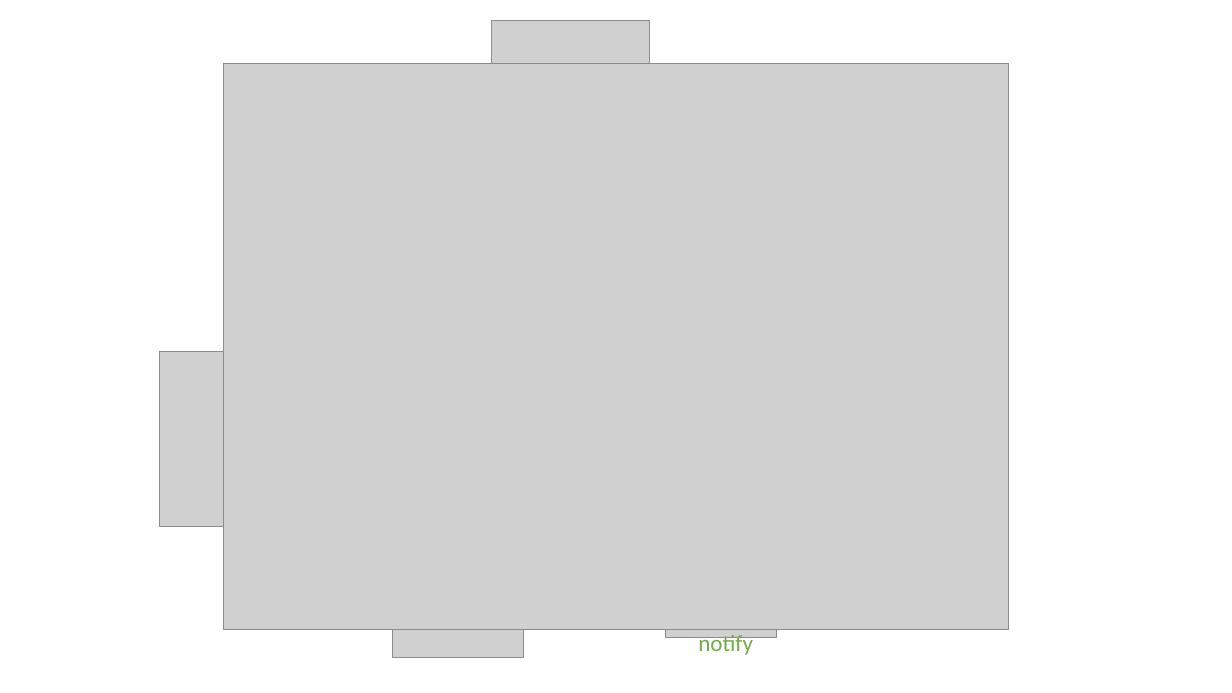
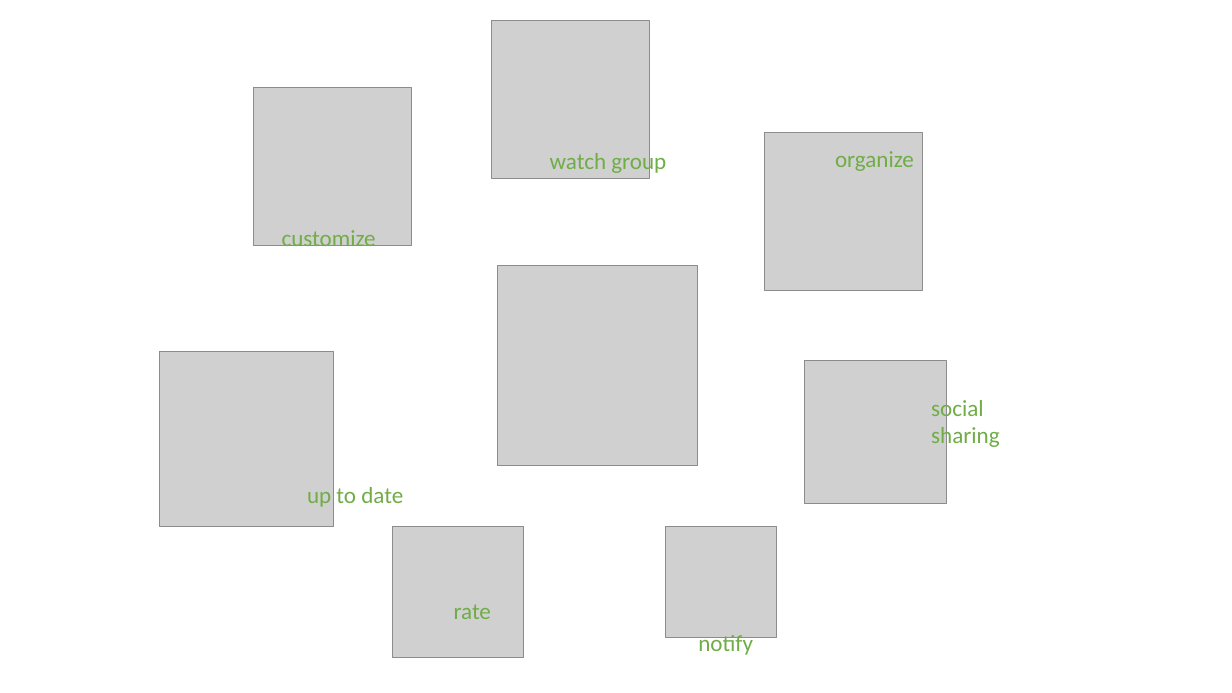
Before and after one commit to YvesBraendli/BIMDB_PM4, a slide deck: slide 4 of docs/assets/img/BIMDB_Banner.pptx. Drawn at 1232x693 pixels with LibreOffice and Linux fonts; fonts in the diff are those of the drawing; grey boxes stand for pictures. Boxes give left, top, right and bottom in pixels: in the first picture for what was removed or moved away, otherwise in the second. Text is boxed around its words. In the diff, an @@ line names an element or a change of style, - is before the commit and + after.

```diff
--- a/docs/assets/img/BIMDB_Banner.pptx
+++ b/docs/assets/img/BIMDB_Banner.pptx
@@ picture removed at (x1=224, y1=64, x2=1009, y2=630) @@
@@ picture added at (x1=253, y1=88, x2=411, y2=246) @@
@@ text added at (x1=550, y1=149, x2=666, y2=175), 18 pt, text #70AD47 @@
+watch group
@@ picture added at (x1=764, y1=132, x2=922, y2=290) @@
@@ text added at (x1=835, y1=151, x2=914, y2=171), 18 pt, text #70AD47 @@
+organize
@@ text added at (x1=282, y1=230, x2=376, y2=253), 18 pt, text #70AD47 @@
+customize
@@ picture added at (x1=497, y1=265, x2=698, y2=466) @@
@@ picture added at (x1=804, y1=361, x2=947, y2=505) @@
@@ text added at (x1=931, y1=396, x2=999, y2=450), 18 pt, text #70AD47 @@
+social sharing
@@ text added at (x1=307, y1=487, x2=403, y2=507), 18 pt, text #70AD47 @@
+up to date
@@ text added at (x1=454, y1=604, x2=491, y2=619), 18 pt, text #70AD47 @@
+rate
```
Also in this commit, not shown: 2 other slides changed, 30 other files.
